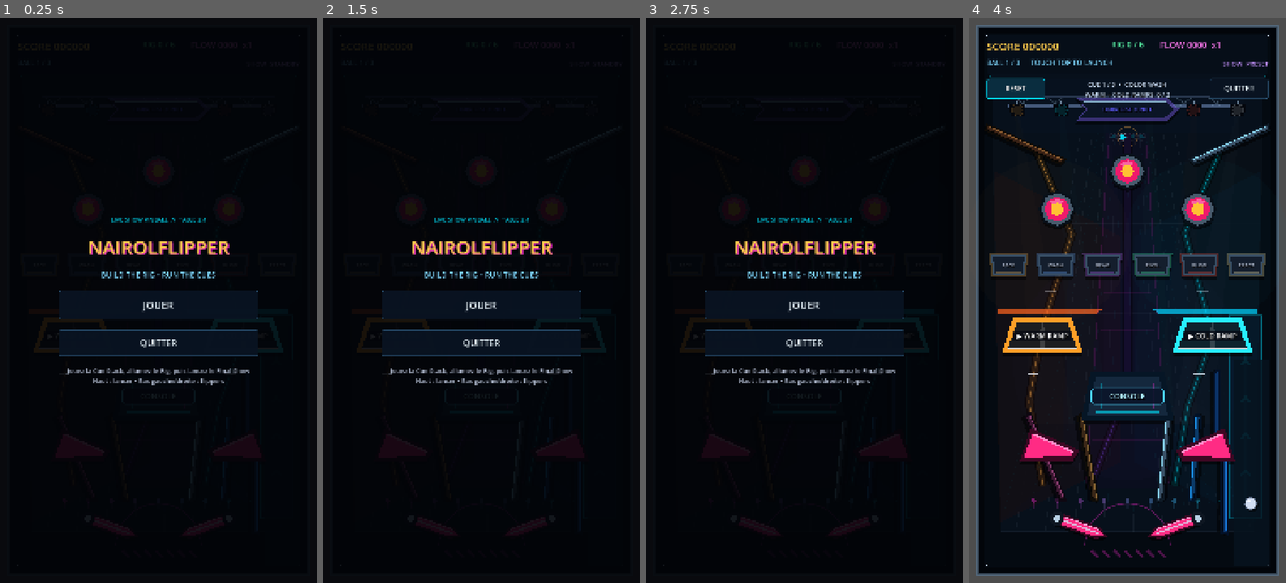
Above: before the commit, frames 1-4 (left to right).
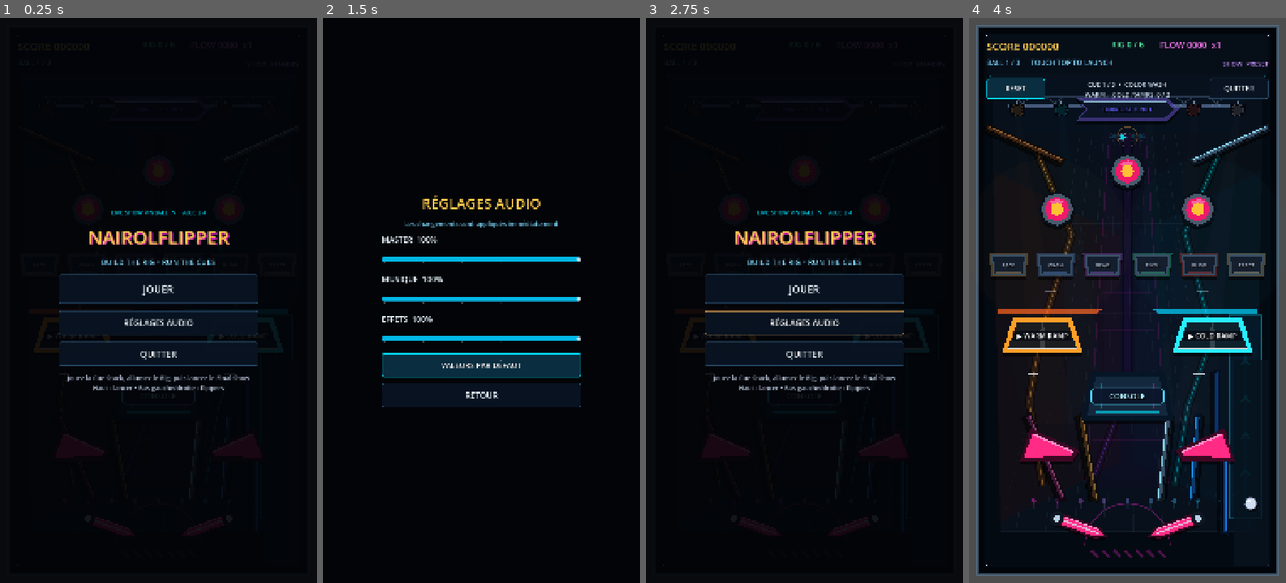
Above: after the commit, the same moments.

Repository: Nairolf138/NairolFlipper
Game: Godot game, scene res://scenes/app/Main.tscn
Two runs of this game, one before a commit and one after it. Both use one fixed random seed, a clock stepped at 60 frames per second and the inputs below.
Inputs (mouse positions are in pixels of both pictures, inside the frame that each line leads up to):
- Up to frame 1 (0.25 s): no input
- Up to frame 2 (1.5 s): click (481, 323) at 0.5 s, where only the run after the commit has a clickable "RÉGLAGES AUDIO"; click (481, 362) at 1.25 s, where only the run after the commit has a clickable "VALEURS PAR DÉFAUT"
- Up to frame 3 (2.75 s): click (804, 396) at 2 s, where only the run after the commit has a clickable "RETOUR"
- Up to frame 4 (4 s): click "JOUER" at 2.75 s; click "RESET" at 3.5 s

The runs differ from the first frame. In frame 1, 4.9% of the frame differs, in the area x 18-82%, y 34-67%; in frame 2, 11%, in the area x 18-82%, y 31-69%; in frame 3, 5.1%; in frame 4, nothing differs.

Commit message:
feat: add persistent audio settings

Diff:
--- a/data/ui/StageTheme.tres
+++ b/data/ui/StageTheme.tres
@@ -54,6 +54,38 @@
 
 [sub_resource type="StyleBoxEmpty" id="ButtonDisabled"]
 
+[sub_resource type="StyleBoxFlat" id="SliderTrack"]
+bg_color = Color(0.025, 0.055, 0.095, 1)
+border_width_left = 2
+border_width_top = 2
+border_width_right = 2
+border_width_bottom = 2
+border_color = Color(0.22, 0.42, 0.58, 0.9)
+corner_radius_top_left = 7
+corner_radius_top_right = 7
+corner_radius_bottom_right = 7
+corner_radius_bottom_left = 7
+content_margin_top = 8.0
+content_margin_bottom = 8.0
+
+[sub_resource type="StyleBoxFlat" id="SliderFill"]
+bg_color = Color(0, 0.72, 0.9, 1)
+corner_radius_top_left = 7
+corner_radius_top_right = 7
+corner_radius_bottom_right = 7
+corner_radius_bottom_left = 7
+content_margin_top = 8.0
+content_margin_bottom = 8.0
+
+[sub_resource type="StyleBoxFlat" id="SliderFillHighlight"]
+bg_color = Color(1, 0.169, 0.839, 1)
+corner_radius_top_left = 7
+corner_radius_top_right = 7
+corner_radius_bottom_right = 7
+corner_radius_bottom_left = 7
+content_margin_top = 8.0
+content_margin_bottom = 8.0
+
 [resource]
 Button/colors/font_color = Color(0.91, 0.965, 1, 1)
 Button/colors/font_hover_color = Color(1, 1, 1, 1)
@@ -67,3 +99,6 @@
 Button/styles/pressed = SubResource("ButtonPressed")
 Button/styles/focus = SubResource("ButtonFocus")
 Button/styles/disabled = SubResource("ButtonDisabled")
+HSlider/styles/slider = SubResource("SliderTrack")
+HSlider/styles/grabber_area = SubResource("SliderFill")
+HSlider/styles/grabber_area_highlight = SubResource("SliderFillHighlight")
--- a/scenes/app/Main.tscn
+++ b/scenes/app/Main.tscn
@@ -36,6 +36,7 @@
 [ext_resource type="Script" path="res://scripts/show/playfield_visual_controller.gd" id="33_playfield_art"]
 [ext_resource type="Theme" path="res://data/ui/StageTheme.tres" id="34_stage_theme"]
 [ext_resource type="Script" path="res://scripts/show/sync_bonus_manager.gd" id="35_sync_bonus"]
+[ext_resource type="Script" path="res://scripts/app/settings_store.gd" id="36_settings"]
 
 [sub_resource type="RectangleShape2D" id="LeftWallShape"]
 size = Vector2(40, 1840)
@@ -122,6 +123,9 @@
 
 [node name="PlaytestRecorder" type="Node" parent="."]
 script = ExtResource("6_recorder")
+
+[node name="SettingsStore" type="Node" parent="."]
+script = ExtResource("36_settings")
 
 [node name="RigModel" type="Node" parent="."]
 script = ExtResource("7_rig")
@@ -501,12 +505,12 @@
 anchor_right = 0.5
 anchor_bottom = 0.5
 offset_left = -340.0
-offset_top = -300.0
+offset_top = -370.0
 offset_right = 340.0
-offset_bottom = 300.0
-grow_horizontal = 2
-grow_vertical = 2
-theme_override_constants/separation = 34
+offset_bottom = 370.0
+grow_horizontal = 2
+grow_vertical = 2
+theme_override_constants/separation = 24
 alignment = 1
 
 [node name="Eyebrow" type="Label" parent="Interface/StartOverlay/Menu"]
@@ -539,8 +543,14 @@
 theme_override_font_sizes/font_size = 34
 text = "JOUER"
 
+[node name="SettingsButton" type="Button" parent="Interface/StartOverlay/Menu"]
+custom_minimum_size = Vector2(0, 82)
+layout_mode = 2
+theme_override_font_sizes/font_size = 28
+text = "RÉGLAGES AUDIO"
+
 [node name="QuitButton" type="Button" parent="Interface/StartOverlay/Menu"]
-custom_minimum_size = Vector2(0, 90)
+custom_minimum_size = Vector2(0, 82)
 layout_mode = 2
 theme_override_font_sizes/font_size = 30
 text = "QUITTER"
@@ -551,6 +561,108 @@
 theme_override_font_sizes/font_size = 22
 text = "Jouez la Cue Stack, allumez le Rig, puis lancez le Final Show\nHaut : lancer • Bas gauche/droite : flippers"
 horizontal_alignment = 1
+
+[node name="SettingsPanel" type="ColorRect" parent="Interface/StartOverlay"]
+visible = false
+layout_mode = 1
+anchors_preset = 15
+anchor_right = 1.0
+anchor_bottom = 1.0
+grow_horizontal = 2
+grow_vertical = 2
+color = Color(0.008, 0.015, 0.03, 0.98)
+
+[node name="Menu" type="VBoxContainer" parent="Interface/StartOverlay/SettingsPanel"]
+layout_mode = 1
+anchors_preset = 8
+anchor_left = 0.5
+anchor_top = 0.5
+anchor_right = 0.5
+anchor_bottom = 0.5
+offset_left = -340.0
+offset_top = -420.0
+offset_right = 340.0
+offset_bottom = 420.0
+grow_horizontal = 2
+grow_vertical = 2
+theme_override_constants/separation = 20
+alignment = 1
+
+[node name="Title" type="Label" parent="Interface/StartOverlay/SettingsPanel/Menu"]
+layout_mode = 2
+theme_override_colors/font_color = Color(1, 0.8, 0.3, 1)
+theme_override_font_sizes/font_size = 48
+text = "RÉGLAGES AUDIO"
+horizontal_alignment = 1
+
+[node name="Hint" type="Label" parent="Interface/StartOverlay/SettingsPanel/Menu"]
+layout_mode = 2
+theme_override_colors/font_color = Color(0.5, 0.85, 1, 1)
+theme_override_font_sizes/font_size = 22
+text = "Les changements sont appliqués immédiatement"
+horizontal_alignment = 1
+
+[node name="MasterValue" type="Label" parent="Interface/StartOverlay/SettingsPanel/Menu"]
+layout_mode = 2
+theme_override_colors/font_color = Color(0.91, 0.965, 1, 1)
+theme_override_font_sizes/font_size = 27
+text = "MASTER  100%"
+
+[node name="MasterSlider" type="HSlider" parent="Interface/StartOverlay/SettingsPanel/Menu"]
+custom_minimum_size = Vector2(0, 58)
+layout_mode = 2
+focus_neighbor_bottom = NodePath("../MusicSlider")
+max_value = 100.0
+step = 5.0
+value = 100.0
+tick_count = 11
+ticks_on_borders = true
+
+[node name="MusicValue" type="Label" parent="Interface/StartOverlay/SettingsPanel/Menu"]
+layout_mode = 2
+theme_override_colors/font_color = Color(0.91, 0.965, 1, 1)
+theme_override_font_sizes/font_size = 27
+text = "MUSIQUE  100%"
+
+[node name="MusicSlider" type="HSlider" parent="Interface/StartOverlay/SettingsPanel/Menu"]
+custom_minimum_size = Vector2(0, 58)
+layout_mode = 2
+focus_neighbor_top = NodePath("../MasterSlider")
+focus_neighbor_bottom = NodePath("../SFXSlider")
+max_value = 100.0
+step = 5.0
+value = 100.0
+tick_count = 11
+ticks_on_borders = true
+
+[node name="SFXValue" type="Label" parent="Interface/StartOverlay/SettingsPanel/Menu"]
+layout_mode = 2
+theme_override_colors/font_color = Color(0.91, 0.965, 1, 1)
+theme_override_font_sizes/font_size = 27
+text = "EFFETS  100%"
+
+[node name="SFXSlider" type="HSlider" parent="Interface/StartOverlay/SettingsPanel/Menu"]
+custom_minimum_size = Vector2(0, 58)
+layout_mode = 2
+focus_neighbor_top = NodePath("../MusicSlider")
+focus_neighbor_bottom = NodePath("../DefaultsButton")
+max_value = 100.0
+step = 5.0
+value = 100.0
+tick_count = 11
+ticks_on_borders = true
+
+[node name="DefaultsButton" type="Button" parent="Interface/StartOverlay/SettingsPanel/Menu"]
+custom_minimum_size = Vector2(0, 82)
+layout_mode = 2
+theme_override_font_sizes/font_size = 26
+text = "VALEURS PAR DÉFAUT"
+
+[node name="BackButton" type="Button" parent="Interface/StartOverlay/SettingsPanel/Menu"]
+custom_minimum_size = Vector2(0, 82)
+layout_mode = 2
+theme_override_font_sizes/font_size = 28
+text = "RETOUR"
 
 [node name="GameOverOverlay" type="ColorRect" parent="Interface"]
 visible = false
--- a/scripts/app/main.gd
+++ b/scripts/app/main.gd
@@ -5,6 +5,7 @@
 const FlowManagerNode = preload("res://scripts/show/flow_manager.gd")
 const PlaytestRecorderNode = preload("res://scripts/app/playtest_recorder.gd")
 const RigModelNode = preload("res://scripts/show/rig_model.gd")
+const SettingsStoreNode = preload("res://scripts/app/settings_store.gd")
 const ShowFlowManagerNode = preload("res://scripts/show/show_flow_manager.gd")
 const StageVisualControllerNode = preload("res://scripts/show/stage_visual_controller.gd")
 const SyncBonusManagerNode = preload("res://scripts/show/sync_bonus_manager.gd")
@@ -31,13 +32,25 @@
 @onready var playtest_recorder: PlaytestRecorderNode = $PlaytestRecorder
 @onready var cue_manager: CueManagerNode = $CueManager
 @onready var audio_service: AudioServiceNode = $AudioService
+@onready var settings_store: SettingsStoreNode = $SettingsStore
 @onready var rig_model: RigModelNode = $RigModel
 @onready var show_flow: ShowFlowManagerNode = $ShowFlowManager
 @onready var sync_bonus_manager: SyncBonusManagerNode = $SyncBonusManager
 @onready var start_overlay: Control = $Interface/StartOverlay
 @onready var game_controls: Control = $Interface/GameControls
 @onready var play_button: Button = $Interface/StartOverlay/Menu/PlayButton
+@onready var settings_button: Button = $Interface/StartOverlay/Menu/SettingsButton
 @onready var menu_quit_button: Button = $Interface/StartOverlay/Menu/QuitButton
+@onready var start_menu: VBoxContainer = $Interface/StartOverlay/Menu
+@onready var settings_panel: Control = $Interface/StartOverlay/SettingsPanel
+@onready var master_slider: HSlider = $Interface/StartOverlay/SettingsPanel/Menu/MasterSlider
+@onready var music_slider: HSlider = $Interface/StartOverlay/SettingsPanel/Menu/MusicSlider
+@onready var sfx_slider: HSlider = $Interface/StartOverlay/SettingsPanel/Menu/SFXSlider
+@onready var master_value_label: Label = $Interface/StartOverlay/SettingsPanel/Menu/MasterValue
+@onready var music_value_label: Label = $Interface/StartOverlay/SettingsPanel/Menu/MusicValue
+@onready var sfx_value_label: Label = $Interface/StartOverlay/SettingsPanel/Menu/SFXValue
+@onready var audio_defaults_button: Button = $Interface/StartOverlay/SettingsPanel/Menu/DefaultsButton
+@onready var audio_back_button: Button = $Interface/StartOverlay/SettingsPanel/Menu/BackButton
 @onready var reset_button: Button = $Interface/GameControls/ResetButton
 @onready var game_quit_button: Button = $Interface/GameControls/QuitButton
 @onready var game_over_overlay: Control = $Interface/GameOverOverlay
@@ -98,11 +111,22 @@
 	sync_bonus_manager.sync_awarded.connect(_on_sync_awarded)
 	audio_service.transport_changed.connect(_on_transport_changed)
 	play_button.pressed.connect(start_game)
+	settings_button.pressed.connect(_open_audio_settings)
 	menu_quit_button.pressed.connect(_on_quit_pressed)
+	master_slider.value_changed.connect(_on_audio_slider_changed)
+	music_slider.value_changed.connect(_on_audio_slider_changed)
+	sfx_slider.value_changed.connect(_on_audio_slider_changed)
+	master_slider.drag_ended.connect(_on_audio_slider_drag_ended)
+	music_slider.drag_ended.connect(_on_audio_slider_drag_ended)
+	sfx_slider.drag_ended.connect(_on_audio_slider_drag_ended)
+	audio_defaults_button.pressed.connect(_on_audio_defaults_pressed)
+	audio_back_button.pressed.connect(_close_audio_settings)
 	reset_button.pressed.connect(_on_reset_pressed)
 	game_quit_button.pressed.connect(_on_quit_pressed)
 	replay_button.pressed.connect(start_game)
 	game_over_menu_button.pressed.connect(_show_start_menu)
+	_sync_audio_sliders_from_store()
+	_apply_audio_settings()
 	restart_game()
 	_show_start_menu()
 
@@ -175,6 +199,8 @@
 	show_flow.enter_standby()
 	audio_service.stop_transport(true)
 	start_overlay.show()
+	start_menu.show()
+	settings_panel.hide()
 	game_over_overlay.hide()
 	blackout_overlay.hide()
 	final_show_label.hide()
@@ -213,8 +239,79 @@
 
 
 func _on_quit_pressed() -> void:
+	settings_store.save_settings()
 	playtest_recorder.save_session()
 	get_tree().quit()
+
+
+func _open_audio_settings() -> void:
+	_sync_audio_sliders_from_store()
+	start_menu.hide()
+	settings_panel.show()
+	master_slider.grab_focus()
+
+
+func _close_audio_settings() -> void:
+	_store_audio_settings()
+	settings_panel.hide()
+	start_menu.show()
+	settings_button.grab_focus()
+
+
+func _on_audio_slider_changed(_value: float) -> void:
+	_update_audio_value_labels()
+	_apply_audio_settings_from_sliders()
+
+
+func _on_audio_slider_drag_ended(value_changed: bool) -> void:
+	if value_changed:
+		_store_audio_settings()
+
+
+func _on_audio_defaults_pressed() -> void:
+	master_slider.set_value_no_signal(SettingsStoreNode.DEFAULT_MASTER_PERCENT)
+	music_slider.set_value_no_signal(SettingsStoreNode.DEFAULT_MUSIC_PERCENT)
+	sfx_slider.set_value_no_signal(SettingsStoreNode.DEFAULT_SFX_PERCENT)
+	_update_audio_value_labels()
+	_apply_audio_settings_from_sliders()
+	_store_audio_settings()
+
+
+func _sync_audio_sliders_from_store() -> void:
+	master_slider.set_value_no_signal(settings_store.master_percent)
+	music_slider.set_value_no_signal(settings_store.music_percent)
+	sfx_slider.set_value_no_signal(settings_store.sfx_percent)
+	_update_audio_value_labels()
+
+
+func _update_audio_value_labels() -> void:
+	master_value_label.text = "MASTER  %d%%" % roundi(master_slider.value)
+	music_value_label.text = "MUSIQUE  %d%%" % roundi(music_slider.value)
+	sfx_value_label.text = "EFFETS  %d%%" % roundi(sfx_slider.value)
+
+
+func _apply_audio_settings_from_sliders() -> void:
+	audio_service.set_mix(
+		SettingsStoreNode.percent_to_db(master_slider.value),
+		SettingsStoreNode.percent_to_db(music_slider.value),
+		SettingsStoreNode.percent_to_db(sfx_slider.value)
+	)
+
+
+func _apply_audio_settings() -> void:
+	audio_service.set_mix(
+		SettingsStoreNode.percent_to_db(settings_store.master_percent),
+		SettingsStoreNode.percent_to_db(settings_store.music_percent),
+		SettingsStoreNode.percent_to_db(settings_store.sfx_percent)
+	)
+
+
+func _store_audio_settings() -> void:
+	settings_store.set_audio_levels(
+		master_slider.value,
+		music_slider.value,
+		sfx_slider.value
+	)
 
 
 func _on_flipper_activated(_action_name: StringName) -> void:
--- /dev/null
+++ b/scripts/app/settings_store.gd
@@ -0,0 +1,118 @@
+class_name SettingsStore
+extends Node
+
+signal audio_levels_changed(master_percent: float, music_percent: float, sfx_percent: float)
+
+const DEFAULT_SAVE_PATH := "user://settings.json"
+const SCHEMA_VERSION := 1
+const DEFAULT_MASTER_PERCENT := 100.0
+const DEFAULT_MUSIC_PERCENT := 100.0
+const DEFAULT_SFX_PERCENT := 100.0
+const MIN_DB := -60.0
+
+@export var save_path: String = DEFAULT_SAVE_PATH
+
+var master_percent: float = DEFAULT_MASTER_PERCENT
+var music_percent: float = DEFAULT_MUSIC_PERCENT
+var sfx_percent: float = DEFAULT_SFX_PERCENT
+
+
+func _ready() -> void:
+	load_settings()
+
+
+func load_settings() -> bool:
+	_apply_audio_levels(
+		DEFAULT_MASTER_PERCENT,
+		DEFAULT_MUSIC_PERCENT,
+		DEFAULT_SFX_PERCENT
+	)
+	if not FileAccess.file_exists(save_path):
+		return false
+	var file := FileAccess.open(save_path, FileAccess.READ)
+	if file == null:
+		push_warning("Unable to read audio settings from %s" % save_path)
+		return false
+	var parsed: Variant = JSON.parse_string(file.get_as_text())
+	file.close()
+	if typeof(parsed) != TYPE_DICTIONARY:
+		push_warning("Ignoring invalid audio settings in %s" % save_path)
+		return false
+	var payload: Dictionary = parsed
+	var audio: Variant = payload.get("audio", {})
+	if typeof(audio) != TYPE_DICTIONARY:
+		push_warning("Ignoring invalid audio settings in %s" % save_path)
+		return false
+	_apply_audio_levels(
+		float(audio.get("master_percent", DEFAULT_MASTER_PERCENT)),
+		float(audio.get("music_percent", DEFAULT_MUSIC_PERCENT)),
+		float(audio.get("sfx_percent", DEFAULT_SFX_PERCENT))
+	)
+	return true
+
+
+func set_audio_levels(
+	master_value: float,
+	music_value: float,
+	sfx_value: float,
+	persist: bool = true
+) -> bool:
+	_apply_audio_levels(master_value, music_value, sfx_value)
+	if persist:
+		return save_settings()
+	return true
+
+
+func restore_audio_defaults(persist: bool = true) -> bool:
+	return set_audio_levels(
+		DEFAULT_MASTER_PERCENT,
+		DEFAULT_MUSIC_PERCENT,
+		DEFAULT_SFX_PERCENT,
+		persist
+	)
+
+
+func save_settings() -> bool:
+	var directory_path := save_path.get_base_dir()
+	if not directory_path.is_empty():
+		var directory_error := DirAccess.make_dir_recursive_absolute(
+			ProjectSettings.globalize_path(directory_path)
+		)
+		if directory_error != OK and directory_error != ERR_ALREADY_EXISTS:
+			push_warning("Unable to create settings directory %s" % directory_path)
+			return false
+	var file := FileAccess.open(save_path, FileAccess.WRITE)
+	if file == null:
+		push_warning("Unable to save audio settings to %s" % save_path)
+		return false
+	var payload := {
+		"schema_version": SCHEMA_VERSION,
+		"audio": {
+			"master_percent": master_percent,
+			"music_percent": music_percent,
+			"sfx_percent": sfx_percent,
+		},
+	}
+	file.store_string(JSON.stringify(payload, "\t"))
+	file.close()
+	return true
+
+
+static func percent_to_db(percent: float) -> float:
+	var linear_level := clampf(percent, 0.0, 100.0) / 100.0
+	if linear_level <= 0.0:
+		return MIN_DB
+	return maxf(linear_to_db(linear_level), MIN_DB)
+
+
+static func db_to_percent(volume_db: float) -> float:
+	if volume_db <= MIN_DB:
+		return 0.0
+	return clampf(db_to_linear(volume_db) * 100.0, 0.0, 100.0)
+
+
+func _apply_audio_levels(master_value: float, music_value: float, sfx_value: float) -> void:
+	master_percent = clampf(master_value, 0.0, 100.0)
+	music_percent = clampf(music_value, 0.0, 100.0)
+	sfx_percent = clampf(sfx_value, 0.0, 100.0)
+	audio_levels_changed.emit(master_percent, music_percent, sfx_percent)
--- a/scripts/audio/audio_service.gd
+++ b/scripts/audio/audio_service.gd
@@ -244,9 +244,12 @@
 	var master_index := AudioServer.get_bus_index(&"Master")
 	if master_index >= 0:
 		AudioServer.set_bus_volume_db(master_index, master_volume_db)
+		AudioServer.set_bus_mute(master_index, master_volume_db <= -60.0)
 	var music_index := AudioServer.get_bus_index(&"Music")
 	if music_index >= 0:
 		AudioServer.set_bus_volume_db(music_index, music_volume_db)
+		AudioServer.set_bus_mute(music_index, music_volume_db <= -60.0)
 	var sfx_index := AudioServer.get_bus_index(&"SFX")
 	if sfx_index >= 0:
 		AudioServer.set_bus_volume_db(sfx_index, sfx_volume_db)
+		AudioServer.set_bus_mute(sfx_index, sfx_volume_db <= -60.0)
--- a/tests/godot/test_runner.gd
+++ b/tests/godot/test_runner.gd
@@ -3,6 +3,7 @@
 const CueDefinitionResource = preload("res://scripts/show/cue_definition.gd")
 const CueManagerNode = preload("res://scripts/show/cue_manager.gd")
 const FlowManagerNode = preload("res://scripts/show/flow_manager.gd")
+const SettingsStoreNode = preload("res://scripts/app/settings_store.gd")
 const ShowFlowManagerNode = preload("res://scripts/show/show_flow_manager.gd")
 const SyncBonusManagerNode = preload("res://scripts/show/sync_bonus_manager.gd")
 
@@ -18,6 +19,7 @@
 	_test_cue_stack_progression()
 	_test_show_flow_state_machine()
 	_test_sync_bonus_timing()
+	_test_audio_settings_persistence()
 	await _test_main_scene_scoring_and_reset()
 	await _test_physics_drain_lifecycle()
 	await _test_android_playtest_regressions()
@@ -29,12 +31,13 @@
 	await _test_stage_identity_and_music_stems()
 	await _test_stagecraft_visual_language()
 	await _test_sync_bonus_integration()
+	await _test_audio_settings_menu()
 	# Give the audio server and deferred frees time to release stream references.
 	await process_frame
 	await process_frame
 
 	if _failures.is_empty():
-		print("Godot behavioral tests: 15 passed")
+		print("Godot behavioral tests: 17 passed")
 		quit(0)
 		return
 
@@ -133,6 +136,31 @@
 	sync.free()
 
 
+func _test_audio_settings_persistence() -> void:
+	var save_path := "user://tests/audio_settings_store.json"
+	_remove_test_file(save_path)
+	var settings := SettingsStoreNode.new()
+	settings.save_path = save_path
+	_expect(not settings.load_settings(), "Missing audio settings use safe defaults")
+	_expect_equal(settings.master_percent, 100.0, "Master defaults to 100 percent")
+	_expect(settings.set_audio_levels(65.0, 40.0, 0.0), "Audio settings can be persisted locally")
+
+	var reloaded := SettingsStoreNode.new()
+	reloaded.save_path = save_path
+	_expect(reloaded.load_settings(), "Persisted audio settings can be loaded")
+	_expect_equal(reloaded.master_percent, 65.0, "Master volume survives a reload")
+	_expect_equal(reloaded.music_percent, 40.0, "Music volume survives a reload")
+	_expect_equal(reloaded.sfx_percent, 0.0, "Muted SFX survive a reload")
+	_expect(is_equal_approx(SettingsStoreNode.percent_to_db(0.0), -60.0), "Zero percent maps to silence")
+	_expect(
+		is_equal_approx(SettingsStoreNode.percent_to_db(50.0), linear_to_db(0.5)),
+		"Percent levels use a perceptual audio conversion"
+	)
+	settings.free()
+	reloaded.free()
+	_remove_test_file(save_path)
+
+
 func _test_main_scene_scoring_and_reset() -> void:
 	var packed_scene := load("res://scenes/app/Main.tscn") as PackedScene
 	_expect(packed_scene != null, "Main scene loads")
@@ -709,6 +737,51 @@
 	await process_frame
 
 
+func _test_audio_settings_menu() -> void:
+	var save_path := "user://tests/audio_settings_menu.json"
+	_remove_test_file(save_path)
+	var packed_scene := load("res://scenes/app/Main.tscn") as PackedScene
+	_expect(packed_scene != null, "Main scene loads for audio settings")
+	if packed_scene == null:
+		return
+
+	var main := packed_scene.instantiate()
+	main.get_node("SettingsStore").save_path = save_path
+	root.add_child(main)
+	await process_frame
+
+	_expect(main.settings_button.visible, "Audio settings are available from the main menu")
+	main._open_audio_settings()
+	_expect(main.settings_panel.visible and not main.start_menu.visible, "Audio settings open without leaving the menu")
+	main.master_slider.value = 65.0
+	main.music_slider.value = 40.0
+	main.sfx_slider.value = 20.0
+	_expect(
+		is_equal_approx(main.audio_service.master_volume_db, SettingsStoreNode.percent_to_db(65.0)),
+		"Master slider applies its mix immediately"
+	)
+	main._close_audio_settings()
+	_expect(main.start_menu.visible and not main.settings_panel.visible, "Back returns to the main menu")
+	_expect(FileAccess.file_exists(save_path), "Leaving audio settings writes a local save")
+
+	var reloaded := SettingsStoreNode.new()
+	reloaded.save_path = save_path
+	_expect(reloaded.load_settings(), "Menu audio settings reload from local storage")
+	_expect_equal(reloaded.master_percent, 65.0, "Menu persists Master volume")
+	_expect_equal(reloaded.music_percent, 40.0, "Menu persists Music volume")
+	_expect_equal(reloaded.sfx_percent, 20.0, "Menu persists SFX volume")
+	main.restart_game()
+	_expect(
+		is_equal_approx(main.audio_service.sfx_volume_db, SettingsStoreNode.percent_to_db(20.0)),
+		"Restart keeps the player's audio mix"
+	)
+
+	reloaded.free()
+	main.free()
+	await process_frame
+	_remove_test_file(save_path)
+
+
 func _complete_cue_stack(main: Node) -> void:
 	while not main.cue_manager.is_stack_completed():
 		var cue = main.cue_manager.current_cue()
@@ -720,6 +793,11 @@
 		_expect(main.cue_manager.complete_current_cue(), "Executed cue advances the Cue Stack")
 
 
+func _remove_test_file(path: String) -> void:
+	if FileAccess.file_exists(path):
+		DirAccess.remove_absolute(ProjectSettings.globalize_path(path))
+
+
 func _expect(condition: bool, message: String) -> void:
 	if not condition:
 		_failures.append(message)
Not shown: 1 places in data/ui/StageTheme.tres that only renumber resources
Not shown: 1 places in scenes/app/Main.tscn that only renumber resources
Not shown, changed: AUTONOMY_STATE.md
Not shown, changed: CHANGELOG.md
Not shown, changed: docs/ACCESSIBILITY.md
Not shown, changed: docs/AUDIO_MUSIC_DIRECTION.md
Not shown, changed: docs/BACKLOG.md
Not shown, changed: docs/TESTING_QA.md
Not shown, changed: docs/UX_UI.md
Not shown, changed: tests/README.md
Not shown, changed: tests/test_bootstrap.py
